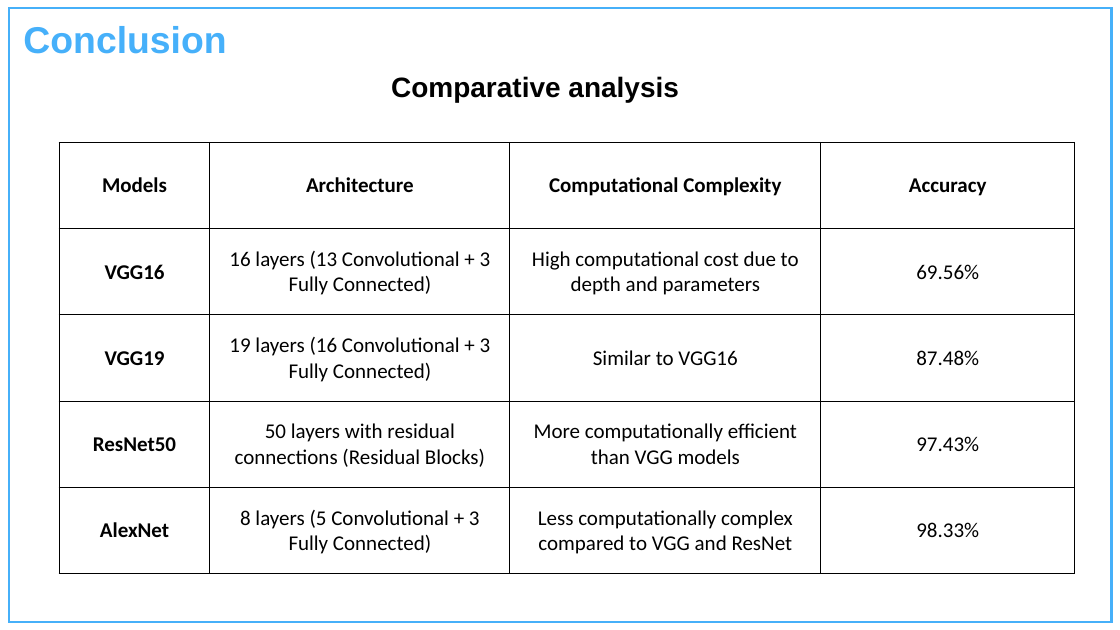
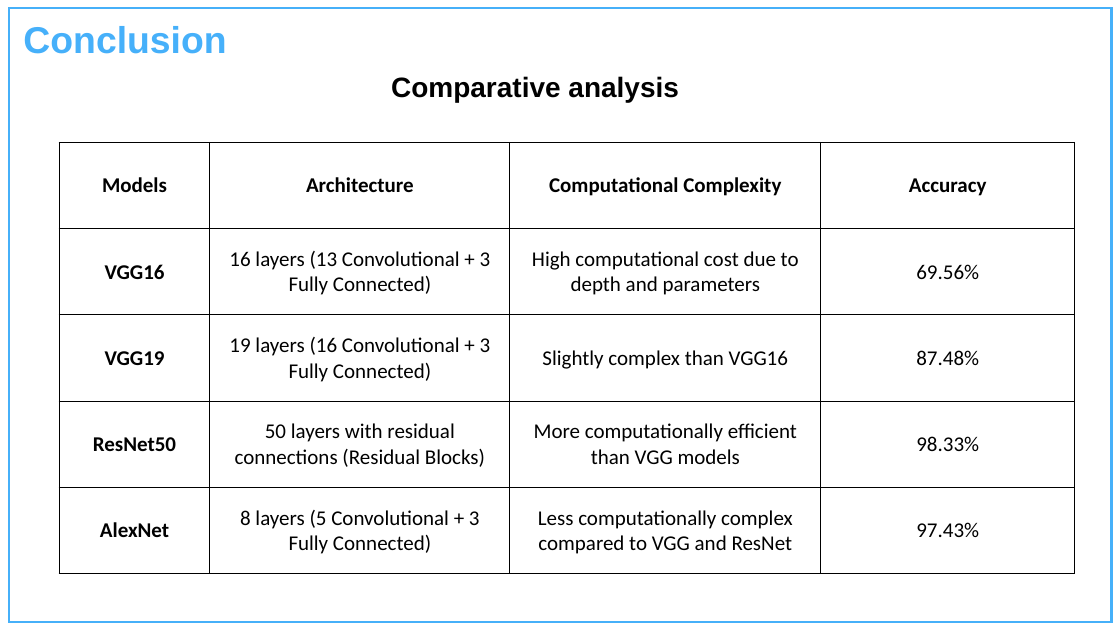
Before and after one commit to Charu-2718/PCause, a slide deck: slide 30 of documentation/Presentation.pptx. Drawn at 1120x630 pixels with LibreOffice and Linux fonts; fonts in the diff are those of the drawing; background and template pictures are left out. Boxes give left, top, right and bottom in pixels: in the first picture for what was removed or moved away, otherwise in the second. Text is boxed around its words. In the diff, an @@ line names an element or a change of style, - is before the commit and + after.

```diff
--- a/documentation/Presentation.pptx
+++ b/documentation/Presentation.pptx
@@ table at (59,143,1075,575) @@
-row 3, column 3: Similar to VGG16
+row 3, column 3: Slightly complex than VGG16
-row 4, column 4: 97.43%
+row 4, column 4: 98.33%
-row 5, column 4: 98.33%
+row 5, column 4: 97.43%
```
Also in this commit, not shown: 2 other slides changed, 2 other files.
